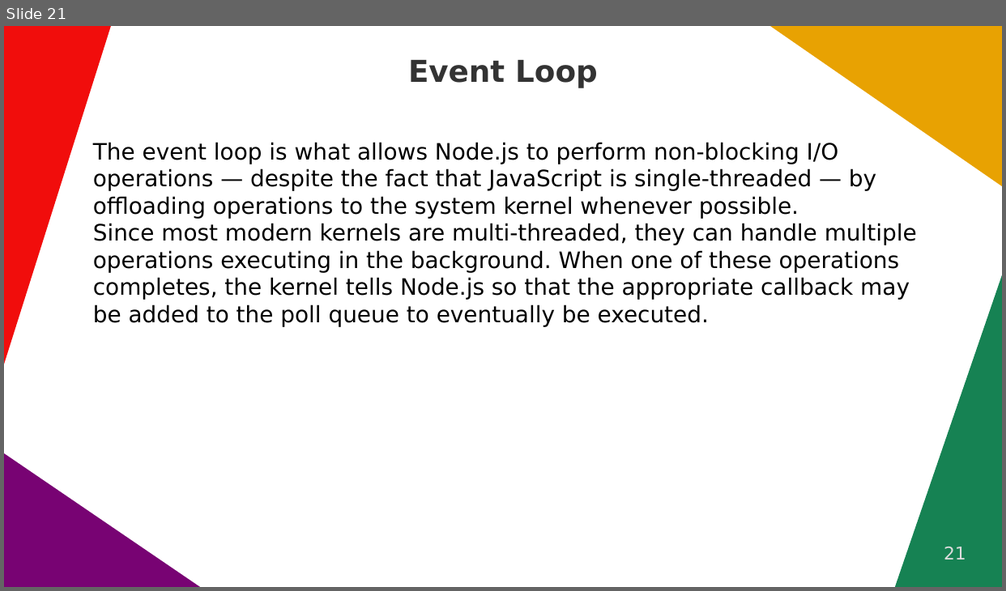
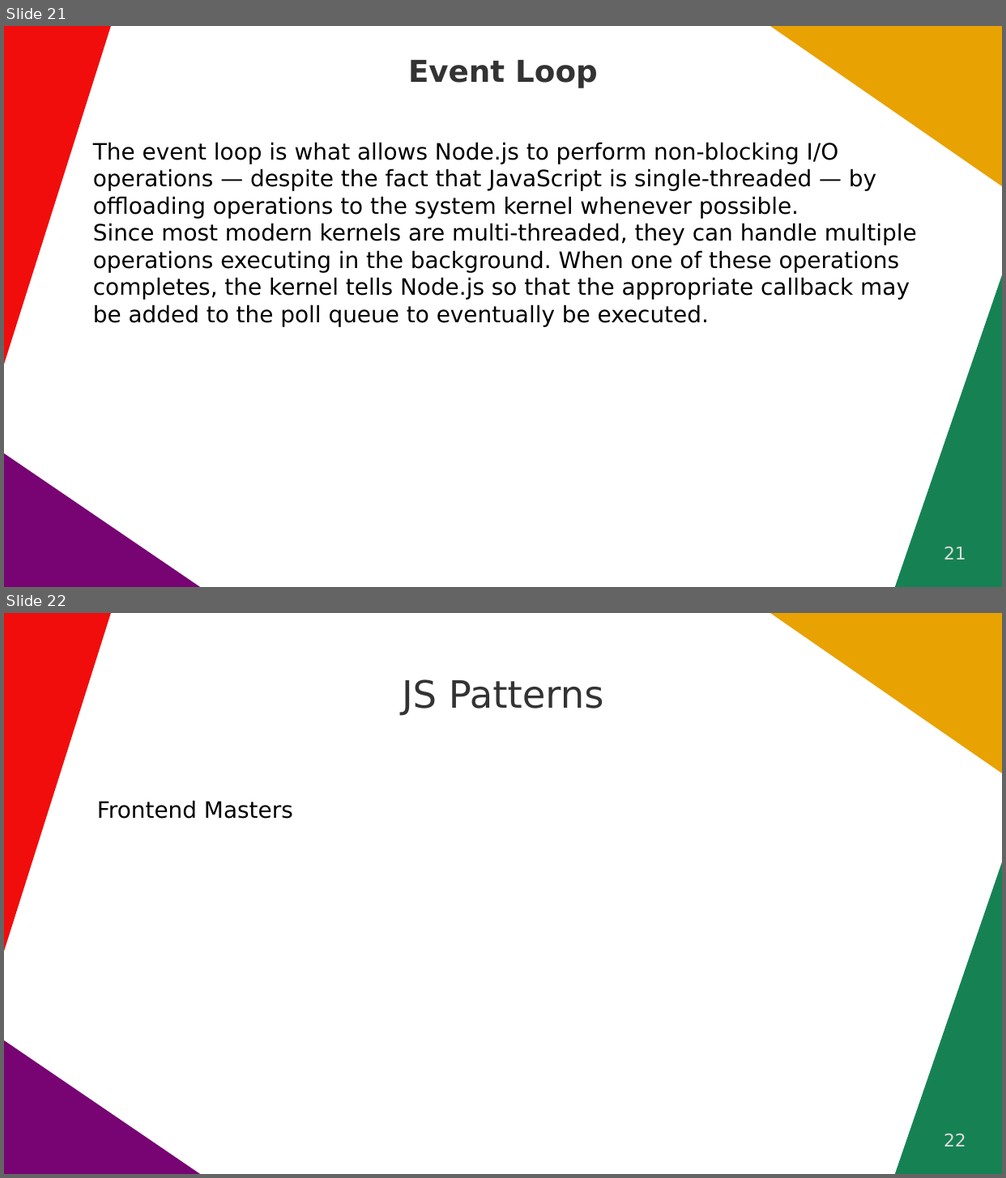
Before and after one commit to hackeramitkumar/Study-Materials, a slide deck: Interview/JS_React_Node.odp. Shown one above the other, each under a label of ours: slide 21 before the commit, slides 21 and 22 after it. The pictures are 1006x591 and 1006x1178 pixels, drawn with LibreOffice and Linux fonts; fonts in the diff are those of the drawing. Boxes give left, top, right and bottom in pixels: in the first picture for what was removed or moved away, otherwise in the second. Text is boxed around its words. In the diff, an @@ line names an element or a change of style, - is before the commit and + after.

```diff
--- a/Interview/JS_React_Node.odp
+++ b/Interview/JS_React_Node.odp
@@ slide 22 added at (x1=4, y1=613, x2=1002, y2=1174), background #FFFFFF; not listed: 4 template elements that a slide beside it also shows @@
@@ title added at (x1=402, y1=679, x2=604, y2=716), 30 pt, text #333333 @@
+JS Patterns
@@ text added at (x1=97, y1=800, x2=293, y2=819), 18 pt, text #000000 @@
+Frontend Masters
@@ page number added at (x1=944, y1=1134, x2=966, y2=1147), 14 pt, text #DDDDDD @@
+22
```
